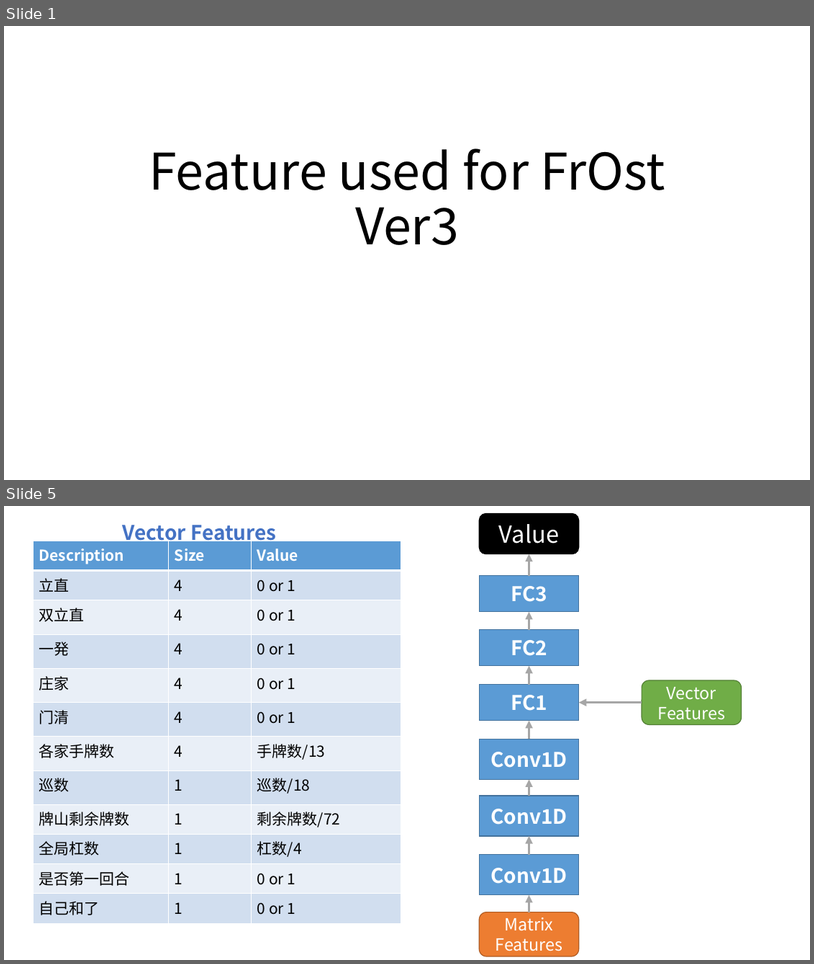
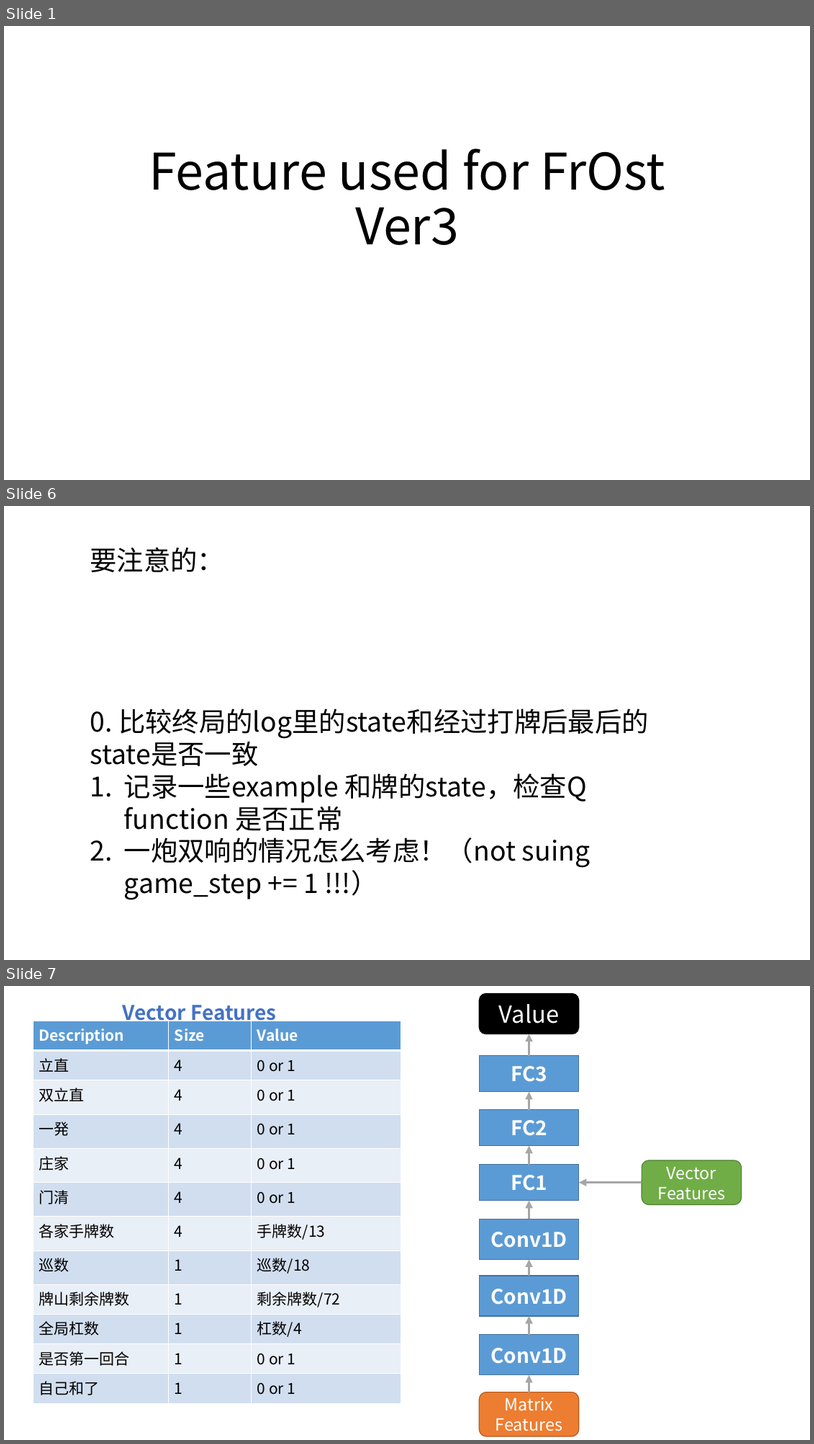
Before and after one commit to zyr17/mahjong, a slide deck: AI/FrostVer3.pptx. Shown one above the other, each under a label of ours: slides 1 and 5 before the commit, slides 1, 6 and 7 after it; the slides between them are not shown. The pictures are 814x964 and 814x1444 pixels, drawn with LibreOffice and Linux fonts; fonts in the diff are those of the drawing. Boxes give left, top, right and bottom in pixels: in the first picture for what was removed or moved away, otherwise in the second. Text is boxed around its words. In the diff, an @@ line names an element or a change of style, - is before the commit and + after.

```diff
--- a/AI/FrostVer3.pptx
+++ b/AI/FrostVer3.pptx
@@ slide 6 added at <box>4,506,810,960</box>, background #FFFFFF @@
@@ text added at <box>90,547,649,900</box>, 32 pt, text #000000 @@
+要注意的：
+0. 比较终局的log里的state和经过打牌后最后的state是否一致
+1. 记录一些example 和牌的state，检查Q function 是否正常
+2. 一炮双响的情况怎么考虑！（not suing game_step += 1 !!!）
@@ what was slide 5 is now slide 7 @@
```
Also in this commit, not shown: 2 slides changed, 2 other slides added, 1 slide removed, 1 other file.
